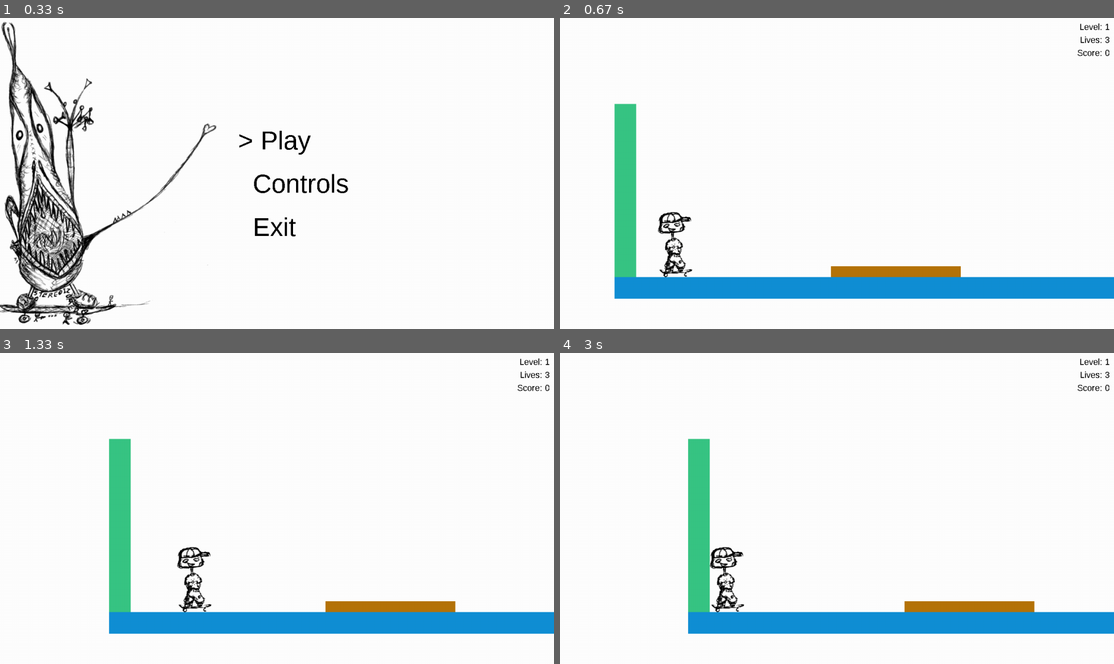
Above: before the commit, frames 1-4 (two rows, left to right).
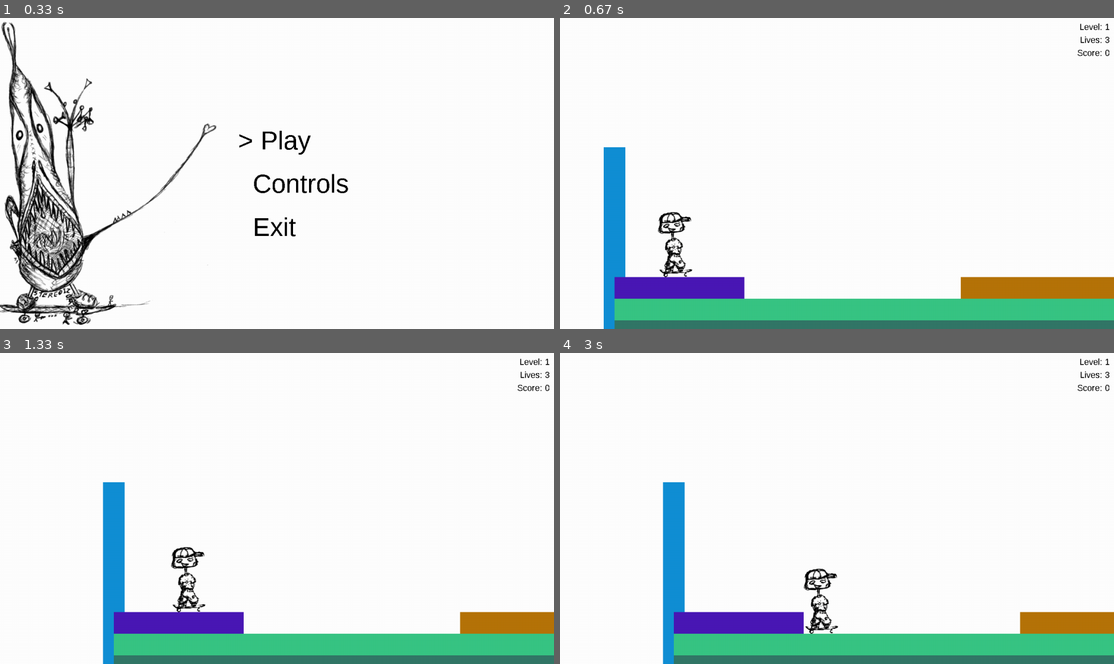
Above: after the commit, the same moments.

Repository: spookydoodle/bounce_pygame
Game: pygame game, started from main.py
Two runs of this game, one before a commit and one after it. Both use one fixed random seed, a clock stepped at 60 frames per second and the inputs below.
Inputs:
- Up to frame 1 (0.33 s): no input
- Up to frame 2 (0.67 s): tap Enter at 0.33 s
- Up to frame 3 (1.33 s): tap A at 0.67 s; tap D at 1 s
- Up to frame 4 (3 s): hold Right 1.83-2.3 s; hold Left 2.33-2.87 s

Frame 1 is identical in both runs. In frame 2, 19% of the frame differs, in the area x 7-100%, y 27-100%; in frame 3, 18%; in frame 4, 19%.

Commit message:
draw stairs

Diff:
--- a/skater/obstacles_list.py
+++ b/skater/obstacles_list.py
@@ -6,35 +6,59 @@
 
 OBSTACLES = {
 
+    'W_01' : {
+        'type' : 1,
+        'position': {'x': -25, 'y': 300},
+        'size': {'width': 50, 'height': 600}
+        },
+
     'P_01' : {
         'type' : 1,
         'position': {'x': 0, 'y': 600},
-        'size': {'width': 1200, 'height': 50}
+        'size': {'width': 300, 'height': 50}
         },
 
     'P_02' : {
         'type' : 1,
-        'position': {'x': 1200, 'y': 700},
-        'size': {'width': 800, 'height': 50}
+        'position': {'x': 800, 'y': 600},
+        'size': {'width': 400, 'height': 50}
         },
 
     'P_03' : {
         'type' : 1,
-        'position': {'x': 500, 'y': 575},
-        'size': {'width': 300, 'height': 25}
+        'position': {'x': 0, 'y': 650},
+        'size': {'width': 1250, 'height': 50}
         },
 
     'P_04' : {
         'type' : 1,
-        'position': {'x': 0, 'y': 200},
-        'size': {'width': 50, 'height': 400}
+        'position': {'x': 0, 'y': 700},
+        'size': {'width': 1300, 'height': 50}
         },
 
-    #'P_05' : {
-    #    'type' : 1,
-    #    'position': {'x': 1950, 'y': 350},
-    #    'size': {'width': 50, 'height': 400}
-    #    },
+    'P_05' : {
+        'type' : 1,
+        'position': {'x': 0, 'y': 750},
+        'size': {'width': 1350, 'height': 50}
+        },
+
+    'P_06' : {
+        'type' : 1,
+        'position': {'x': 0, 'y': 800},
+        'size': {'width': 1400, 'height': 50}
+        },
+
+    'P_07' : {
+        'type' : 1,
+        'position': {'x': 0, 'y': 850},
+        'size': {'width': 2000, 'height': 50}
+        },
+
+    'W_02' : {
+        'type' : 1,
+        'position': {'x': 1975, 'y': 300},
+        'size': {'width': 50, 'height': 600}
+        },
 
     'L_01' : {
         'type' : 2,
